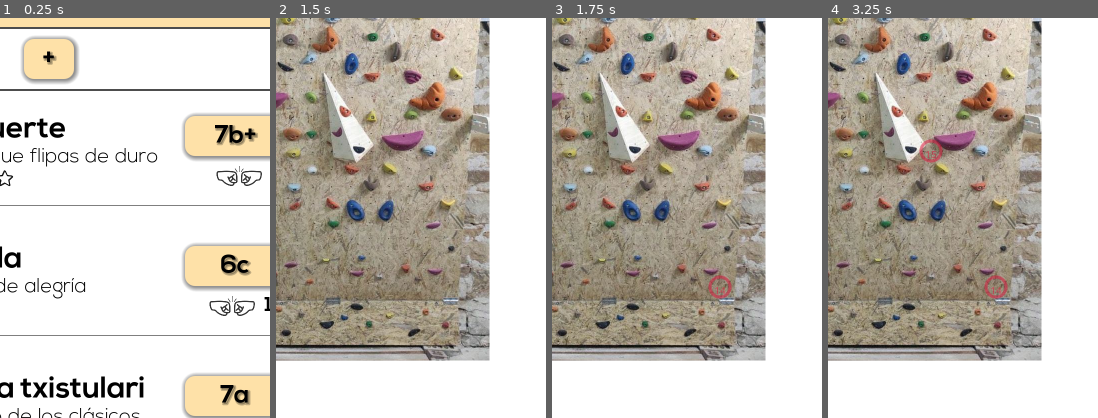
Above: before the commit, frames 1-4 (left to right).
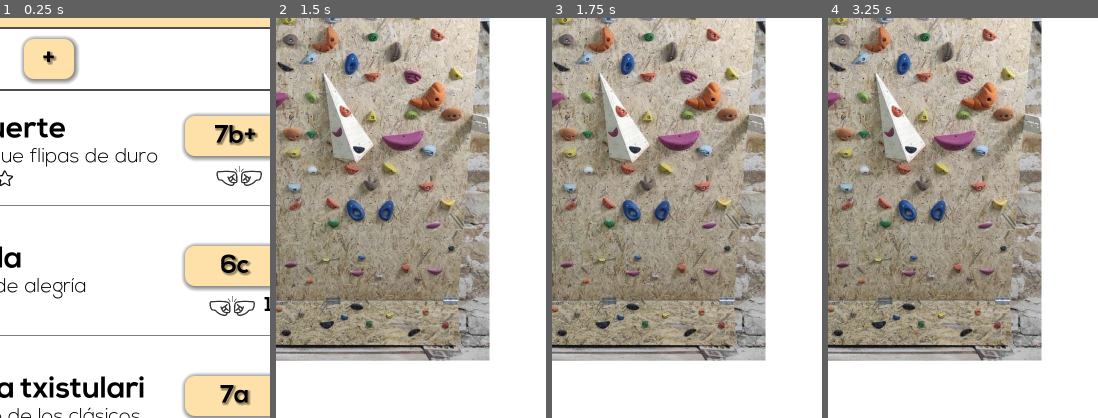
Above: after the commit, the same moments.

Repository: ladecadence/PhotonboardApp
Game: Godot game, scene res://main.tscn
The game is run twice, just before and just after one commit, with the same random seed, the same clock (stepped at 60 frames per second) and the same inputs.
Inputs (mouse positions are % of the whole screen's width and height, from its top left):
- Up to frame 1 (0.25 s): no input
- Up to frame 2 (1.5 s): click "Walls" at 0.5 s; tap Enter at 1.25 s; move the mouse to (72, 45) at 1.27 s; click (72, 45) at 1.42 s
- Up to frame 3 (1.75 s): no input
- Up to frame 4 (3.25 s): tap Space at 2 s; drag from (30, 55) to (45, 70) at 2.02 s; tap Enter at 2.75 s; move the mouse to (60, 28) at 2.77 s; click (60, 28) at 2.92 s
The pictures show only the part of the screen within x 41-91%, y 11-61%; the shares and areas given below are measured in that part.

Frames 1-2 are identical in both runs. In frame 3, 0.2% of the frame differs, in the area x 57-67%, y 64-71%; in frame 4, 0.4%, in the area x 33-67%, y 30-71%.

Commit message:
Wall widget can now edit problems changing existing holds types when clicking

Diff:
--- a/components/content_wall_new.gd
+++ b/components/content_wall_new.gd
@@ -1,5 +1,10 @@
 extends Control
 
+@onready var file_dialog = $FileDialog
+
+func _ready() -> void:
+	file_dialog.add_filter("*.jpg", "JPG images")
+	file_dialog.file_mode = FileDialog.FileMode.FILE_MODE_OPEN_FILE
 
 func _on_panel_cancel_gui_input(event: InputEvent) -> void:
 	if event is InputEventMouseButton and event.button_index == MOUSE_BUTTON_LEFT and event.pressed:
@@ -17,3 +22,10 @@
 		var wall = Wall.new("", "", true, 0, 0, "")
 		wall.fromJson(json)
 		AppManager.load_screen(AppManager.Screen.WALL_EDIT_HOLDS, wall)
+
+
+func _on_button_open_image_pressed() -> void:
+	file_dialog.show()
+
+func _on_file_dialog_file_selected(path: String) -> void:
+	print("Image: ", path)
--- a/components/content_wall_new.tscn
+++ b/components/content_wall_new.tscn
@@ -156,7 +156,7 @@
 theme = ExtResource("2_sbr81")
 text = "Image"
 
-[node name="Button" type="Button" parent="MarginContainer/Scroll/Lista/HBoxContainer5"]
+[node name="ButtonOpenImage" type="Button" parent="MarginContainer/Scroll/Lista/HBoxContainer5"]
 layout_mode = 2
 theme = ExtResource("2_sbr81")
 text = "Select..."
@@ -266,5 +266,12 @@
 horizontal_alignment = 1
 vertical_alignment = 1
 
+[node name="FileDialog" type="FileDialog" parent="."]
+mode = 3
+title = "Select picture"
+size = Vector2i(1080, 1000)
+
+[connection signal="pressed" from="MarginContainer/Scroll/Lista/HBoxContainer5/ButtonOpenImage" to="." method="_on_button_open_image_pressed"]
 [connection signal="gui_input" from="MarginContainer/Scroll/Lista/HBoxContainer7/Panel/MarginContainer/CenterContainer/PanelCancel" to="." method="_on_panel_cancel_gui_input"]
 [connection signal="gui_input" from="MarginContainer/Scroll/Lista/HBoxContainer7/Panel2/MarginContainer/CenterContainer/PanelContinue" to="." method="_on_panel_continue_gui_input"]
+[connection signal="file_selected" from="FileDialog" to="." method="_on_file_dialog_file_selected"]
--- a/scripts/wall_widget.gd
+++ b/scripts/wall_widget.gd
@@ -9,7 +9,7 @@
 const ZOOM_MIN = 1
 const ZOOM_MAX = 4
 
-var mode: WALL_MODE = WALL_MODE.CREATE
+var mode: WALL_MODE = WALL_MODE.EDIT
 var image: Texture2D = null
 var widget_size: Vector2 = Vector2(0, 0)
 var widget_pos: Vector2 = Vector2(0, 0)
@@ -127,10 +127,37 @@
 								# I suspect it has to do with the matrix transform of the scene, but well...
 								wall.holds.append(Hold.new(lastHold, wall.id, (event.position.x/zoom)-origin.x-offset.x, (event.position.y/zoom)-origin.y-(offset.y*(1/zoom)), Hold.HOLD_TYPE.DESIGN, holdSize))
 								lastHold+=1
-							else:
+							else: # EDIT_MODE
 								# TODO: change existing holds
 								# check if we are inside a hold
-								pass
+								var inside = false
+								var hold_index = 0
+								var holds_detected = []
+								for h in wall.holds:
+									if is_inside(h, mouseinimage):
+										inside = true
+										holds_detected.append(h.id)
+								# if we were inside more than one circle
+								if len(holds_detected) > 1:
+									var min_dist = 0.0
+									for i in range(holds_detected.size()):
+										# get distance to center
+										var dist = sqrt(pow(holds_detected[i].x-mouseinimage.x, 2) + pow(holds_detected[i].y-mouseinimage.y, 2))
+										# if we are starting this is the minimum
+										if i == 0:
+											min_dist = dist
+											hold_index = holds_detected[i]
+										if dist < min_dist:
+											min_dist = dist
+											hold_index = holds_detected[i]
+								elif len(holds_detected) == 1:
+									hold_index = holds_detected[0]
+								# so if we are inside
+								if inside:
+									wall.holds[hold_index].type = wall.holds[hold_index].type + 1
+									if wall.holds[hold_index].type > Hold.HOLD_TYPE.TOP:
+										wall.holds[hold_index].type = Hold.HOLD_TYPE.DESIGN
+
 							queue_redraw()
 					else:
 						print("Out: ", mouseinimage)
@@ -184,3 +211,6 @@
 
 func get_wall() -> Wall:
 	return wall
+
+func is_inside(h: Hold, pos: Vector2):
+	return sqrt((pos.x-h.x)*(pos.x-h.x)+(pos.y-h.y)*(pos.y-h.y)) < h.size
